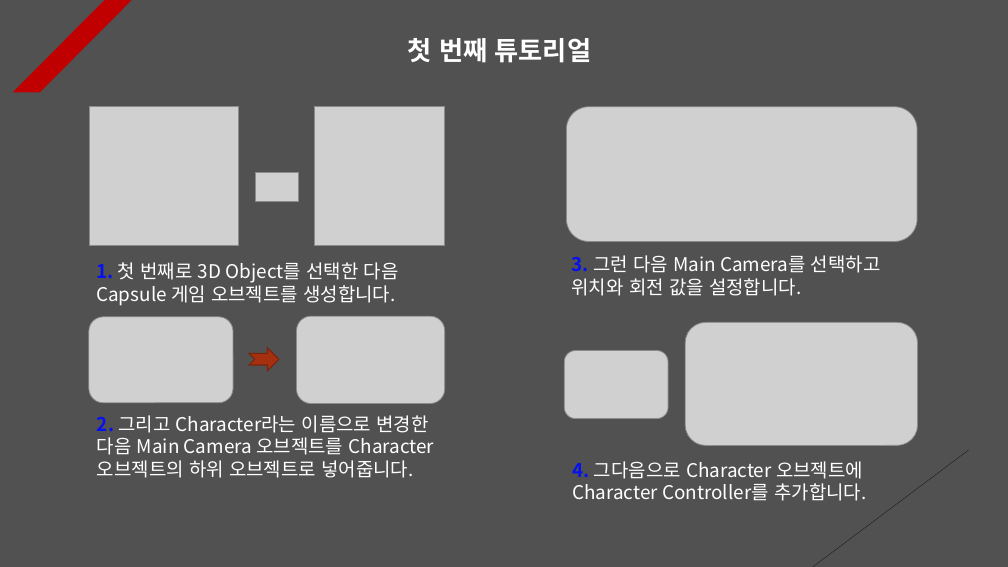
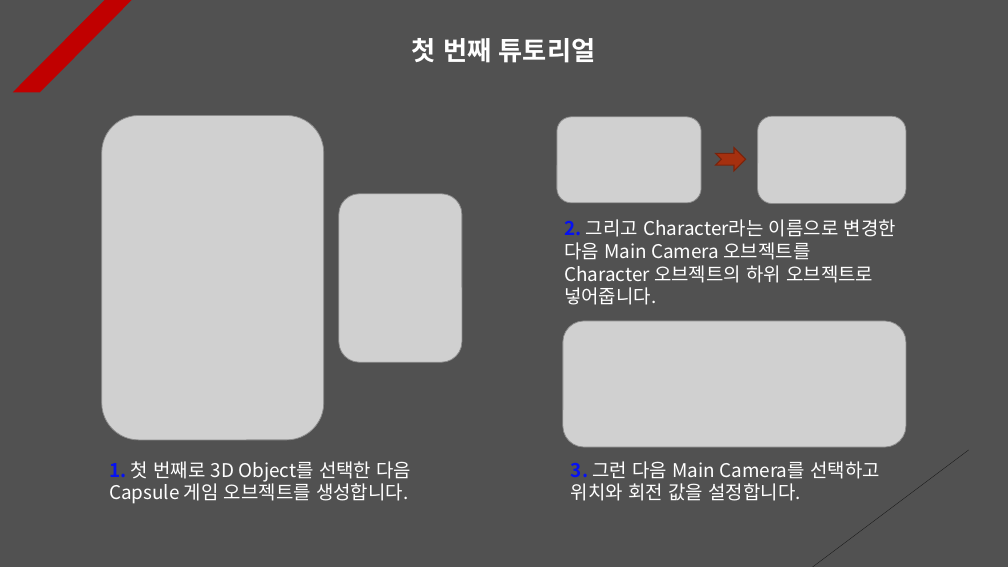
Before and after one commit to Unity2033/3D-UnityEngine, a slide deck: slide 1 of Assets/Class/Sound/PPT Data/Sound Example.pptx. Drawn at 1008x567 pixels with LibreOffice and Linux fonts; fonts in the diff are those of the drawing; grey boxes stand for pictures. Boxes give left, top, right and bottom in pixels: in the first picture for what was removed or moved away, otherwise in the second. Text is boxed around its words. In the diff, an @@ line names an element or a change of style, - is before the commit and + after.

```diff
--- a/Assets/Class/Sound/PPT Data/Sound Example.pptx
+++ b/Assets/Class/Sound/PPT Data/Sound Example.pptx
@@ text "첫 번째 튜토리얼" at (412,38,595,63): alignment left to centre @@
@@ picture removed at (90,107,239,245) @@
@@ picture added at (102,116,324,440) @@
@@ picture removed at (315,106,445,245) @@
@@ picture: place and size @@
-picture at (89,317,234,403)
+picture at (557,117,702,203)
@@ picture: place and size @@
-picture at (296,316,445,404)
+picture at (758,116,906,204)
@@ notched right arrow: place and size @@
-notched right arrow at (249,348,279,371)
+notched right arrow at (716,147,746,171)
@@ picture removed at (256,173,299,202) @@
@@ picture added at (339,194,462,362) @@
@@ text "2. 그리고 Character라는 이름으로 변경한 ..." rewrapped from (97,415,435,478) to (564,219,896,305) @@
@@ picture: place and size @@
-picture at (566,107,917,241)
+picture at (563,321,907,448)
@@ picture removed at (685,322,917,445) @@
@@ picture removed at (564,351,668,419) @@
@@ text "1. 첫 번째로 3D Object를 ...": place and size @@
-text "1. 첫 번째로 3D Object를 ..." at (96,262,399,306)
+text "1. 첫 번째로 3D Object를 ..." at (109,461,412,504)
@@ text "3. 그런 다음 Main Camera를 ...": place and size @@
-text "3. 그런 다음 Main Camera를 ..." at (572,255,881,296)
+text "3. 그런 다음 Main Camera를 ..." at (571,461,880,501)
@@ text removed at (572,461,866,501) @@
-4. 그다음으로 Character 오브젝트에 Character Controller를 추가합니다.
```
Also in this commit, not shown: 9 other slides changed, 1 slide added, 13 other files.
